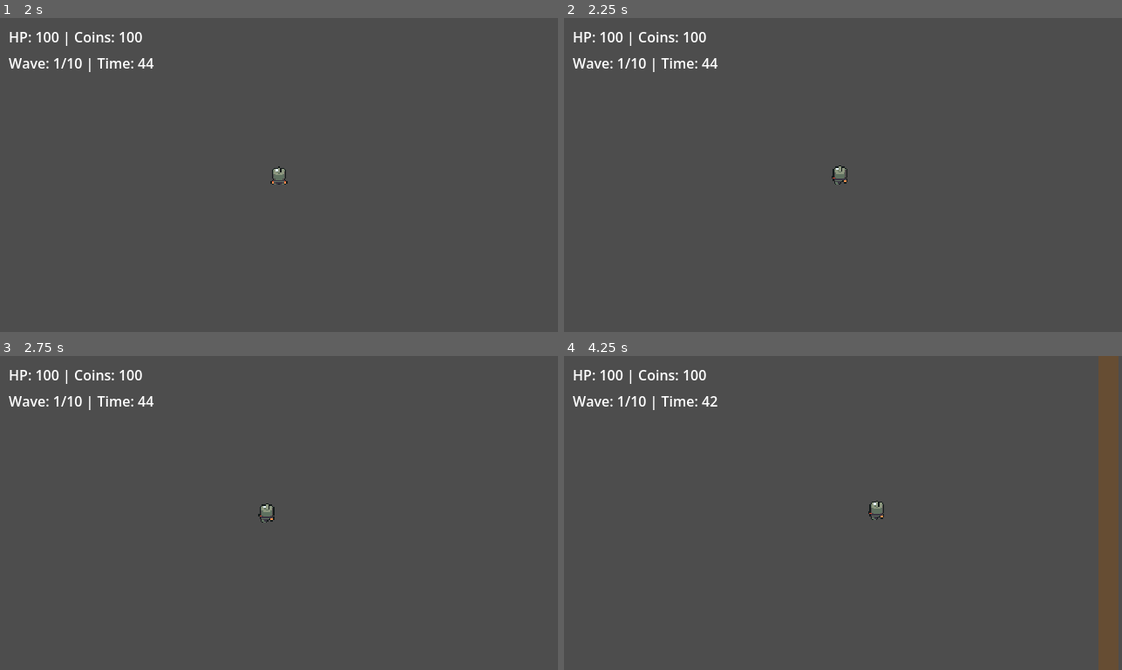
Above: before the commit, frames 1-4 (two rows, left to right).
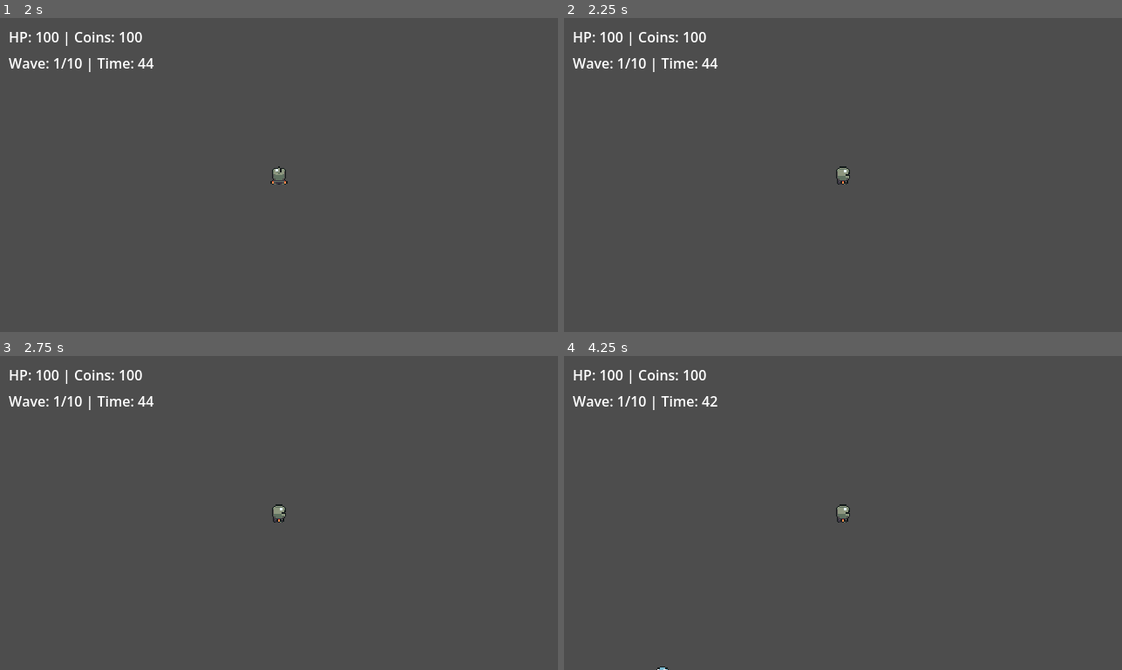
Above: after the commit, the same moments.

Repository: felang/utoland
Game: Godot game, scene res://scenes/ui/shop.tscn
Same seed, same stepped clock (60 frames per second), same inputs: the game is played once before the commit and once after it. This scene is started directly instead of the project's main scene.
Inputs (mouse positions are in pixels of both pictures, inside the frame that each line leads up to):
- Up to frame 1 (2 s): click "确认" at 0.5 s; click "开始战斗" at 1.25 s
- Up to frame 2 (2.25 s): tap Enter at 2 s; move the mouse to (965, 159) at 2.02 s; hold D (move_right) from 2.03 s (still down); tap 1 at 2.1 s; click (965, 159) at 2.17 s
- Up to frame 3 (2.75 s): keep holding D (move_right)
- Up to frame 4 (4.25 s): move the mouse to (731, 528) at 2.77 s; release D (move_right) at 2.78 s; hold S (move_down) 2.78-3.53 s; tap 2 at 2.85 s; move the mouse to (898, 443) at 3.52 s; hold D (move_right) from 3.53 s (still down); tap 3 at 3.6 s

Frame 1 is identical in both runs. In frame 2, 0.1% of the frame differs, in the area x 47-52%, y 46-54%; in frame 3, 0.2%; in frame 4, 3.8%, in the area x 16-100%, y 0-100%.
Error after the commit: Invalid access to property or key 'warrior' on a base object of type 'Dictionary'. (res://scripts/core/game_data.gd:40)

Commit message:
feat: 添加 SceneManager 集中管理场景切换
引入 SceneManager Autoload 单例，将所有场景路径集中管理。
替换 9 个文件中 11 处硬编码的 change_scene_to_file 调用。

Co-Authored-By: Claude Sonnet 4.6 <noreply@anthropic.com>

Diff:
--- a/project.godot
+++ b/project.godot
@@ -17,12 +17,13 @@
 
 [autoload]
 
-GameConfig="*res://scripts/core/game_config.gd"
 GameData="*res://scripts/core/game_data.gd"
 GDAIMCPRuntime="*uid://dcne7ryelpxmn"
+GameConfig="*res://scripts/core/game_config.gd"
 SceneFactory="*res://scripts/core/scene_factory.gd"
 EffectsManager="*res://scripts/systems/effects_manager.gd"
 EventBus="*res://scripts/core/event_bus.gd"
+SceneManager="*res://scripts/core/scene_manager.gd"
 
 [display]
 
@@ -34,7 +35,7 @@
 
 [editor_plugins]
 
-enabled=PackedStringArray("res://addons/gdai-mcp-plugin-godot/plugin.cfg")
+enabled=PackedStringArray("res://addons/AsepriteWizard/plugin.cfg", "res://addons/gdai-mcp-plugin-godot/plugin.cfg", "res://addons/gut/plugin.cfg")
 
 [input]
 
--- /dev/null
+++ b/scripts/core/scene_manager.gd
@@ -0,0 +1,16 @@
+extends Node
+
+const SCENES: Dictionary = {
+	"start_menu":          "res://scenes/ui/start_menu.tscn",
+	"character_selection": "res://scenes/ui/character_selection.tscn",
+	"weapon_select":       "res://scenes/ui/weapon_select.tscn",
+	"map_select":          "res://scenes/ui/map_select.tscn",
+	"shop":                "res://scenes/ui/shop.tscn",
+	"result":              "res://scenes/ui/result.tscn",
+	"placement":           "res://scenes/levels/placement.tscn",
+	"main":                "res://scenes/levels/main.tscn",
+}
+
+func go_to(scene_name: String) -> void:
+	assert(SCENES.has(scene_name), "未知场景: " + scene_name)
+	get_tree().change_scene_to_file(SCENES[scene_name])
--- a/scripts/entities/player.gd
+++ b/scripts/entities/player.gd
@@ -106,7 +106,7 @@
 	print("Player died!")
 	EventBus.player_died.emit()
 	await get_tree().create_timer(1.0).timeout
-	get_tree().change_scene_to_file("res://scenes/ui/result.tscn")
+	SceneManager.go_to("result")
 
 func add_coins(amount: int) -> void:
 	coins += amount
--- a/scripts/systems/shop_manager.gd
+++ b/scripts/systems/shop_manager.gd
@@ -103,10 +103,10 @@
 	update_ui()
 
 func on_confirm_pressed() -> void:
-	get_tree().change_scene_to_file("res://scenes/levels/placement.tscn")
+	SceneManager.go_to("placement")
 
 func start_next_wave() -> void:
-	get_tree().change_scene_to_file("res://scenes/levels/main.tscn")
+	SceneManager.go_to("main")
 
 func update_ui() -> void:
 	coin_label.text = "金币: %d" % GameData.coins
--- a/scripts/systems/wave_manager.gd
+++ b/scripts/systems/wave_manager.gd
@@ -26,7 +26,7 @@
 		EventBus.game_won.emit()
 		print("Victory! You completed all waves!")
 		await get_tree().create_timer(1.0).timeout
-		get_tree().change_scene_to_file("res://scenes/ui/result.tscn")
+		SceneManager.go_to("result")
 		return
 
 	var wave_data: WaveData = GameConfig.waves[current_wave - 1]
@@ -46,7 +46,7 @@
 	print("Wave ", current_wave, " completed!")
 
 	await get_tree().create_timer(1.0).timeout
-	get_tree().change_scene_to_file("res://scenes/ui/shop.tscn")
+	SceneManager.go_to("shop")
 
 func attract_all_coins():
 	var coins = get_tree().get_nodes_in_group("coins")
--- a/scripts/ui/character_selection.gd
+++ b/scripts/ui/character_selection.gd
@@ -13,6 +13,4 @@
 	GameData.current_character = character_id
 	GameData.init_character(character_id)  # 立即初始化角色属性
 	print("选择角色: ", character_id)
-	var err := get_tree().change_scene_to_file("res://scenes/ui/weapon_select.tscn")
-	if err != OK:
-		push_error("场景切换失败: " + str(err))
+	SceneManager.go_to("weapon_select")
--- a/scripts/ui/map_select.gd
+++ b/scripts/ui/map_select.gd
@@ -29,6 +29,4 @@
 	print("选择地图: ", md.display_name)
 
 	# 跳转到塔布置场景
-	var err := get_tree().change_scene_to_file("res://scenes/levels/placement.tscn")
-	if err != OK:
-		push_error("场景切换失败: " + str(err))
+	SceneManager.go_to("placement")
--- a/scripts/ui/placement.gd
+++ b/scripts/ui/placement.gd
@@ -138,7 +138,7 @@
 	# 更新 tower_inventory 为当前所有塔（包括之前的和新布置的）
 	GameData.tower_inventory = current_towers
 
-	get_tree().change_scene_to_file("res://scenes/levels/main.tscn")
+	SceneManager.go_to("main")
 
 func load_map_background():
 	# 获取选择的地图
--- a/scripts/ui/result.gd
+++ b/scripts/ui/result.gd
@@ -12,7 +12,7 @@
 
 func _on_restart():
 	GameData.reset()
-	get_tree().change_scene_to_file("res://scenes/ui/start_menu.tscn")
+	SceneManager.go_to("start_menu")
 
 func _on_quit():
 	get_tree().quit()
--- a/scripts/ui/start_menu.gd
+++ b/scripts/ui/start_menu.gd
@@ -4,6 +4,4 @@
 	$VBoxContainer/StartButton.pressed.connect(_on_start_pressed)
 
 func _on_start_pressed() -> void:
-	var err: int = get_tree().change_scene_to_file("res://scenes/ui/character_selection.tscn")
-	if err != OK:
-		push_error("场景切换失败: " + str(err))
+	SceneManager.go_to("character_selection")
--- a/scripts/ui/weapon_select.gd
+++ b/scripts/ui/weapon_select.gd
@@ -21,4 +21,4 @@
 
 func _on_weapon_selected(weapon_id: String) -> void:
 	GameData.selected_weapon = weapon_id
-	get_tree().change_scene_to_file("res://scenes/ui/map_select.tscn")
+	SceneManager.go_to("map_select")
